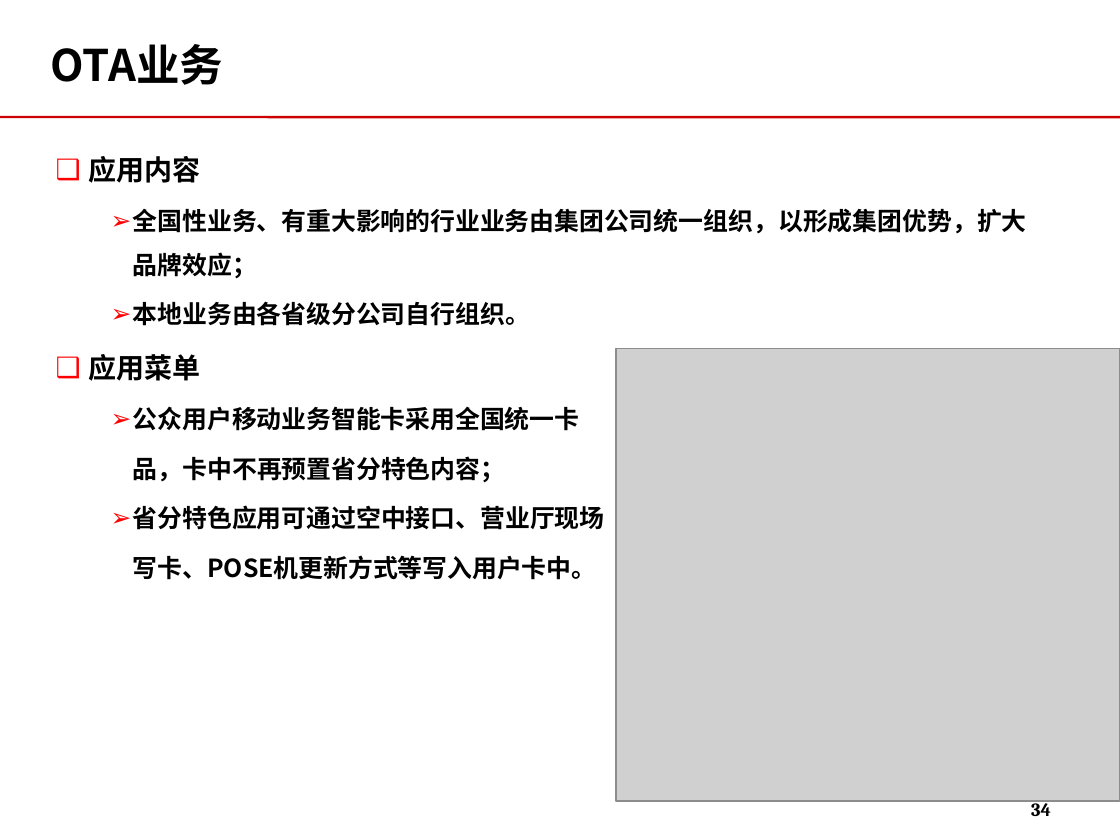
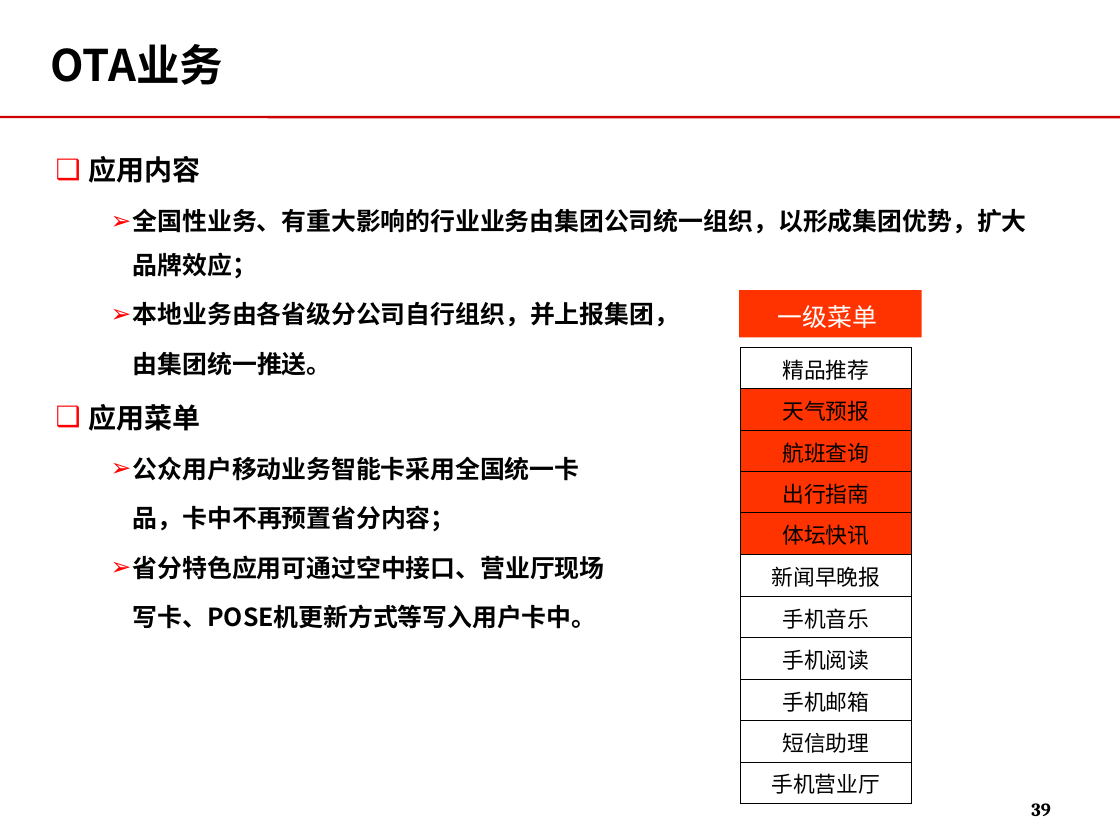
Before and after one commit to momo1101/unicardsrch, a slide deck: slide 39 of 软课题文本/软课题-中国联通电信卡业务及策略研究.ppt (slide 34 before the commit). Drawn at 1120x840 pixels with LibreOffice and Linux fonts; fonts in the diff are those of the drawing; grey boxes stand for pictures; background and template pictures are left out. Boxes give left, top, right and bottom in pixels: in the first picture for what was removed or moved away, otherwise in the second. Text is boxed around its words. In the diff, an @@ line names an element or a change of style, - is before the commit and + after.

Commit message:
2011.4.13与李处、于睿、兴业讨论后修改的版本。尚无兴业提交内容及固网卡修改

```diff
--- a/软课题文本/软课题-中国联通电信卡业务及策略研究.ppt
+++ b/软课题文本/软课题-中国联通电信卡业务及策略研究.ppt
@@ rectangle added at (739, 290, 922, 337), fill #FF3300, 16 pt, text #FFFFFF @@
+一级菜单
@@ text at (133, 301, 679, 376): text changed @@
-  ➢ 本地业务由各省级分公司自行组织。
+  ➢ 本地业务由各省级分公司自行组织，并上报集团，
+  由集团统一推送。
@@ picture removed at (616, 348, 1120, 801) @@
@@ table added at (740, 347, 912, 803), 11 rows, 1 columns @@
+精品推荐
+天气预报
+航班查询
+出行指南
+体坛快讯
+新闻早晚报
+手机音乐
+手机阅读
+手机邮箱
+短信助理
+手机营业厅
@@ text at (133, 505, 456, 532): text changed @@
-  品，卡中不再预置省分特色内容；
+  品，卡中不再预置省分内容；
@@ page number at (1031, 803, 1050, 816): text changed @@
-34
+39
```
Also in this commit, not shown: 19 other slides changed, 22 slides added, 1 slide removed.
